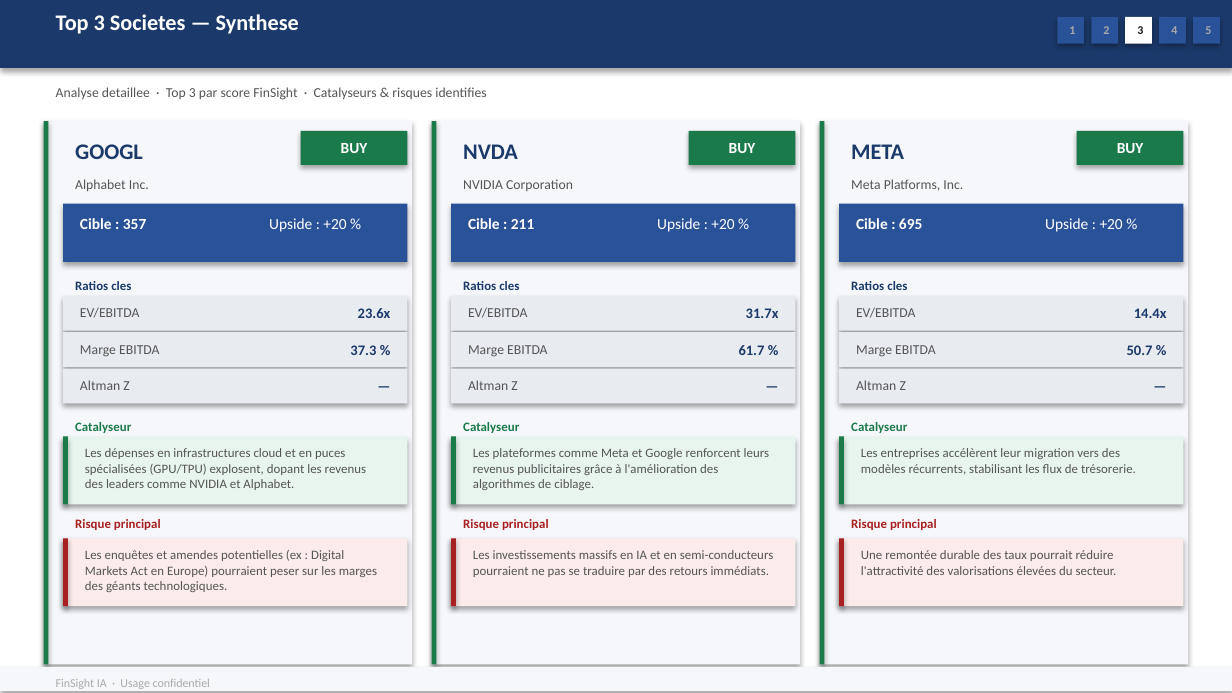
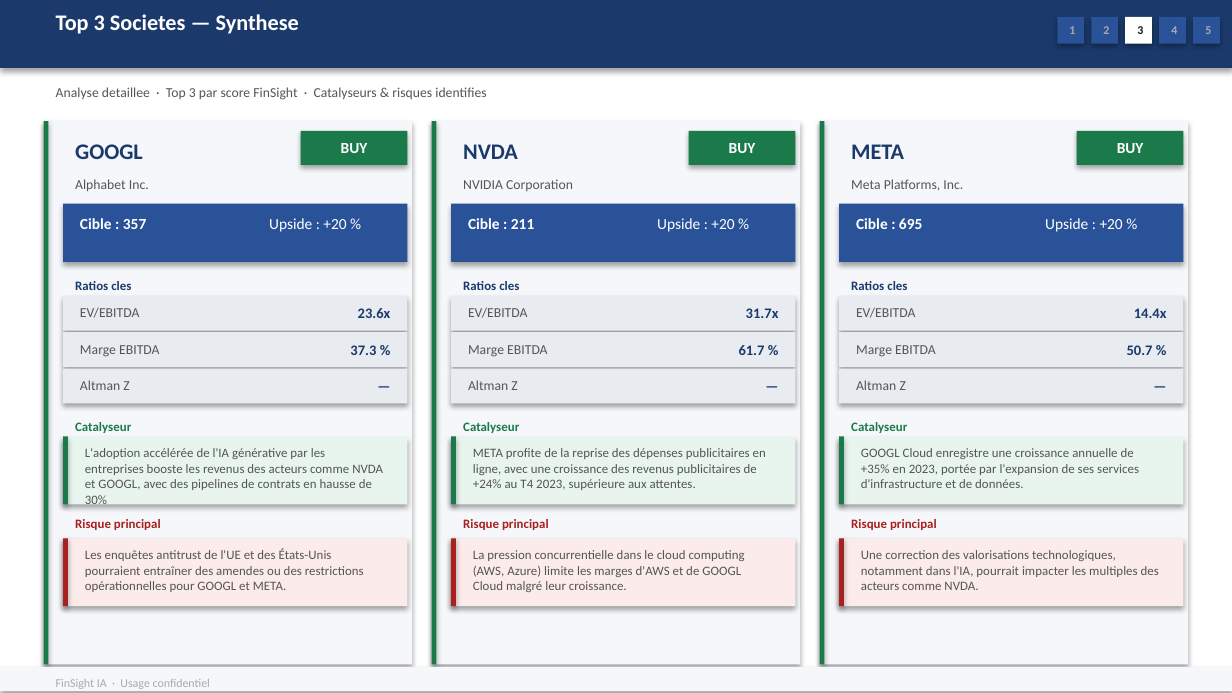
Before and after one commit to baptistejeh07-art/finsight-ia, a slide deck: slide 13 of preview/secteur_Technology_S&P_500/secteur_Technology_S&P_500.pptx. Drawn at 1232x693 pixels with LibreOffice and Linux fonts; fonts in the diff are those of the drawing. Boxes give left, top, right and bottom in pixels: in the first picture for what was removed or moved away, otherwise in the second. Text is boxed around its words. In the diff, an @@ line names an element or a change of style, - is before the commit and + after.

Commit message:
chore(preview): secteur_Technology_S&P_500 outputs regeneres

```diff
--- a/preview/secteur_Technology_S&P_500/secteur_Technology_S&P_500.pptx
+++ b/preview/secteur_Technology_S&P_500/secteur_Technology_S&P_500.pptx
@@ text at [85,448,383,504]: text changed @@
-Les dépenses en infrastructures cloud et en puces spécialisées (GPU/TPU) explosent, dopant les revenus des leaders comme NVIDIA et Alphabet.
+L'adoption accélérée de l'IA générative par les entreprises booste les revenus des acteurs comme NVDA et GOOGL, avec des pipelines de contrats en hausse de 30%
@@ text at [473,448,766,490]: text changed @@
-Les plateformes comme Meta et Google renforcent leurs revenus publicitaires grâce à l'amélioration des algorithmes de ciblage.
+META profite de la reprise des dépenses publicitaires en ligne, avec une croissance des revenus publicitaires de +24% au T4 2023, supérieure aux attentes.
@@ text at [861,448,1139,488]: text changed @@
-Les entreprises accélèrent leur migration vers des modèles récurrents, stabilisant les flux de trésorerie.
+GOOGL Cloud enregistre une croissance annuelle de +35% en 2023, portée par l'expansion de ses services d'infrastructure et de données.
@@ text at [85,548,364,592]: text changed @@
-Les enquêtes et amendes potentielles (ex : Digital Markets Act en Europe) pourraient peser sur les marges des géants technologiques.
+Les enquêtes antitrust de l'UE et des États-Unis pourraient entraîner des amendes ou des restrictions opérationnelles pour GOOGL et META.
@@ text at [473,550,745,592]: text changed @@
-Les investissements massifs en IA et en semi-conducteurs pourraient ne pas se traduire par des retours immédiats.
+La pression concurrentielle dans le cloud computing (AWS, Azure) limite les marges d'AWS et de GOOGL Cloud malgré leur croissance.
@@ text at [861,550,1159,590]: text changed @@
-Une remontée durable des taux pourrait réduire l'attractivité des valorisations élevées du secteur.
+Une correction des valorisations technologiques, notamment dans l'IA, pourrait impacter les multiples des acteurs comme NVDA.
```
Also in this commit, not shown: 6 other slides changed, 2 other files.
